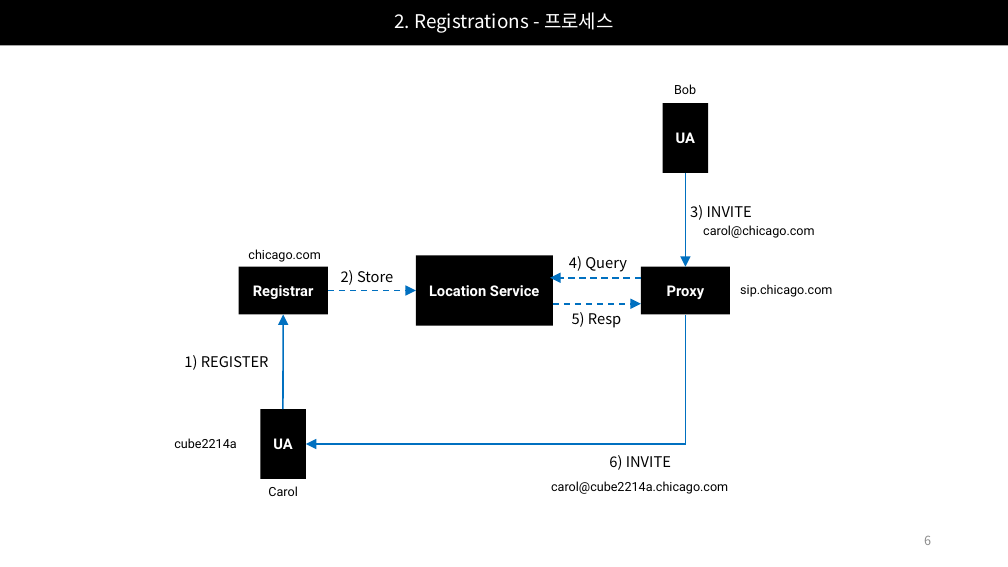
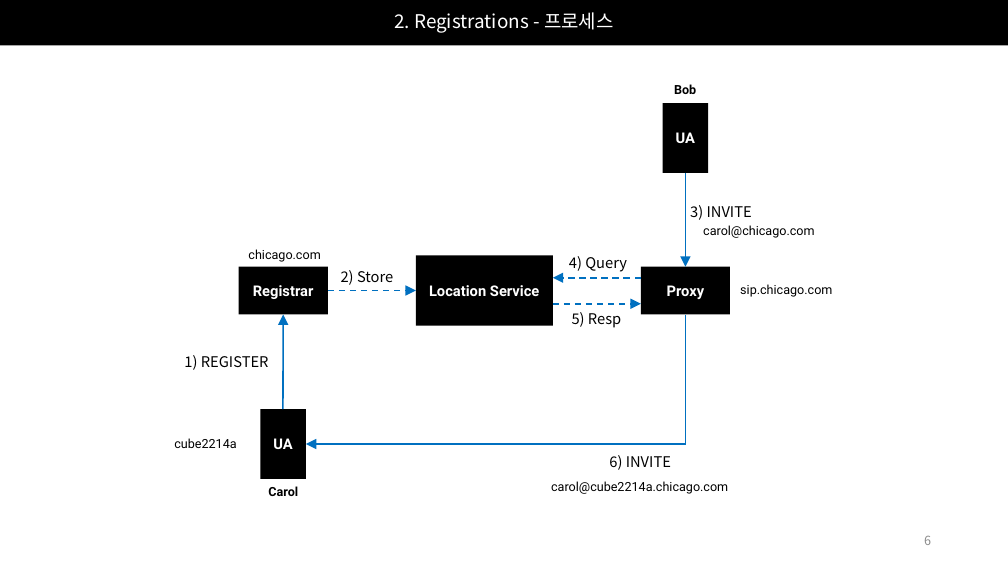
Before and after one commit to Epsilonely/SIP-Survey, a slide deck: slide 6 of 세미나 2차.pptx. Drawn at 1008x567 pixels with LibreOffice and Linux fonts; fonts in the diff are those of the drawing. Boxes give left, top, right and bottom in pixels: in the first picture for what was removed or moved away, otherwise in the second. Text is boxed around its words. In the diff, an @@ line names an element or a change of style, - is before the commit and + after.

```diff
--- a/세미나 2차.pptx
+++ b/세미나 2차.pptx
@@ text "Bob" at <box>674,84,696,94</box>: bold on @@
@@ text "Carol" at <box>268,486,298,496</box>: bold on @@
```
Also in this commit, not shown: 7 other slides changed, 1 slide removed.
